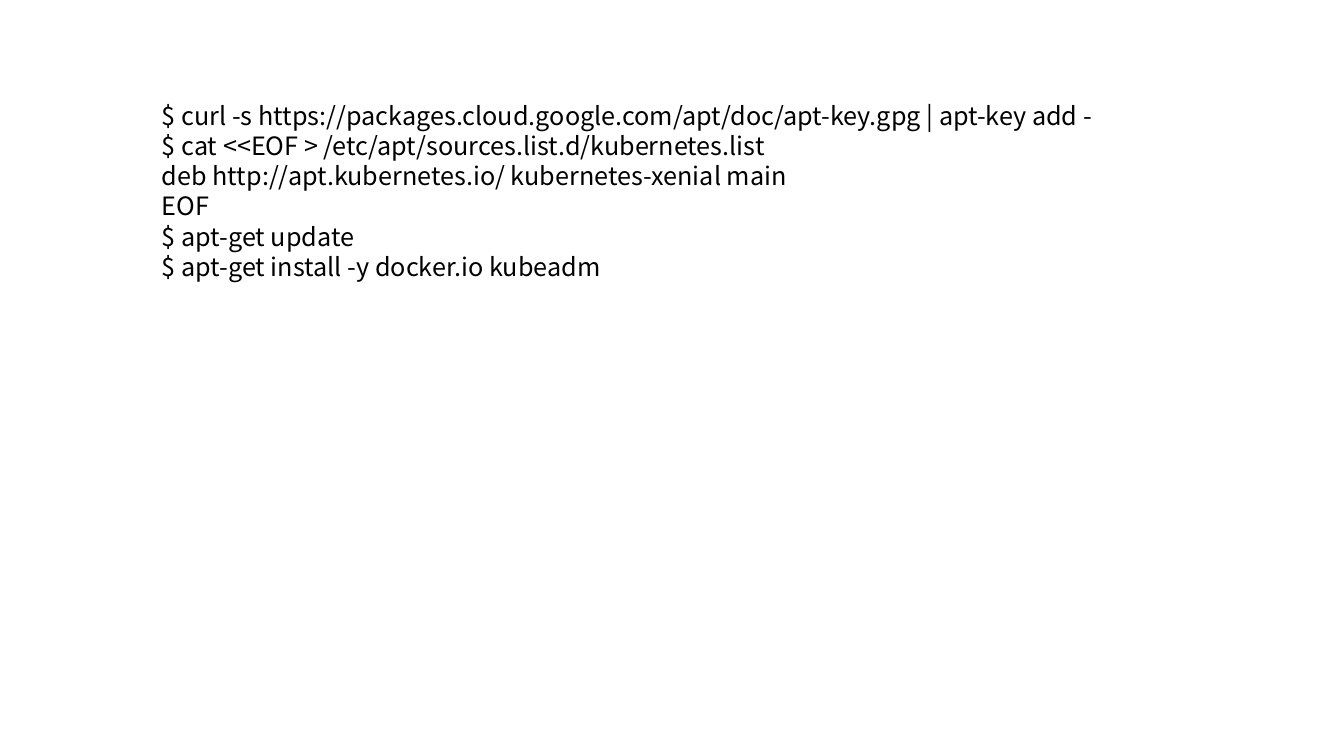
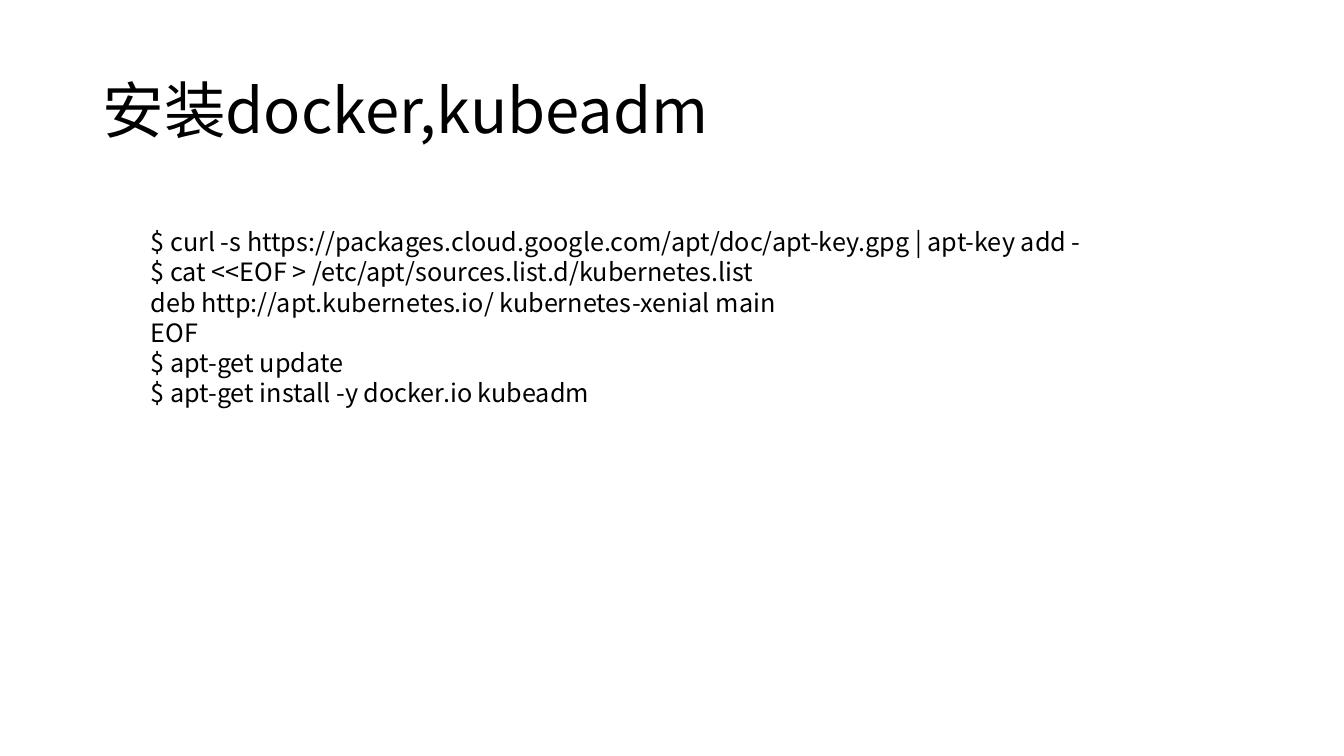
Before and after one commit to axzxs2001/Asp.NetCoreExperiment, a slide deck: slide 39 of Asp.NetCoreExperiment/kubernetes/kubernetes.pptx (slide 40 before the commit). Drawn at 1344x756 pixels with LibreOffice and Linux fonts; fonts in the diff are those of the drawing; background and template pictures are left out. Boxes give left, top, right and bottom in pixels: in the first picture for what was removed or moved away, otherwise in the second. Text is boxed around its words. In the diff, an @@ line names an element or a change of style, - is before the commit and + after.

Commit message:
kubernetes ppt

```diff
--- a/Asp.NetCoreExperiment/kubernetes/kubernetes.pptx
+++ b/Asp.NetCoreExperiment/kubernetes/kubernetes.pptx
@@ title added at <box>102,81,708,145</box>, 44 pt, text #000000 @@
+安装docker,kubeadm
@@ text "$ curl -s https://packages.cloud.google.com/apt/doc/apt-key. ...": place and size @@
-text "$ curl -s https://packages.cloud.google.com/apt/doc/apt-key. ..." at <box>162,105,1077,282</box>
+text "$ curl -s https://packages.cloud.google.com/apt/doc/apt-key. ..." at <box>151,231,1066,409</box>
```
Also in this commit, not shown: 13 other slides changed, 9 slides removed.
